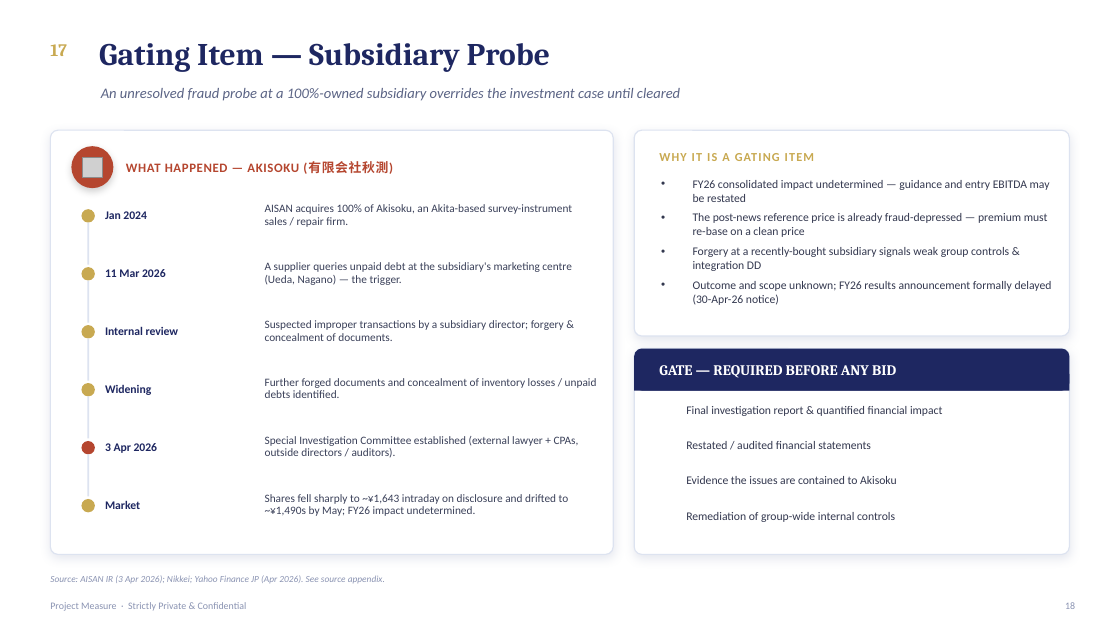
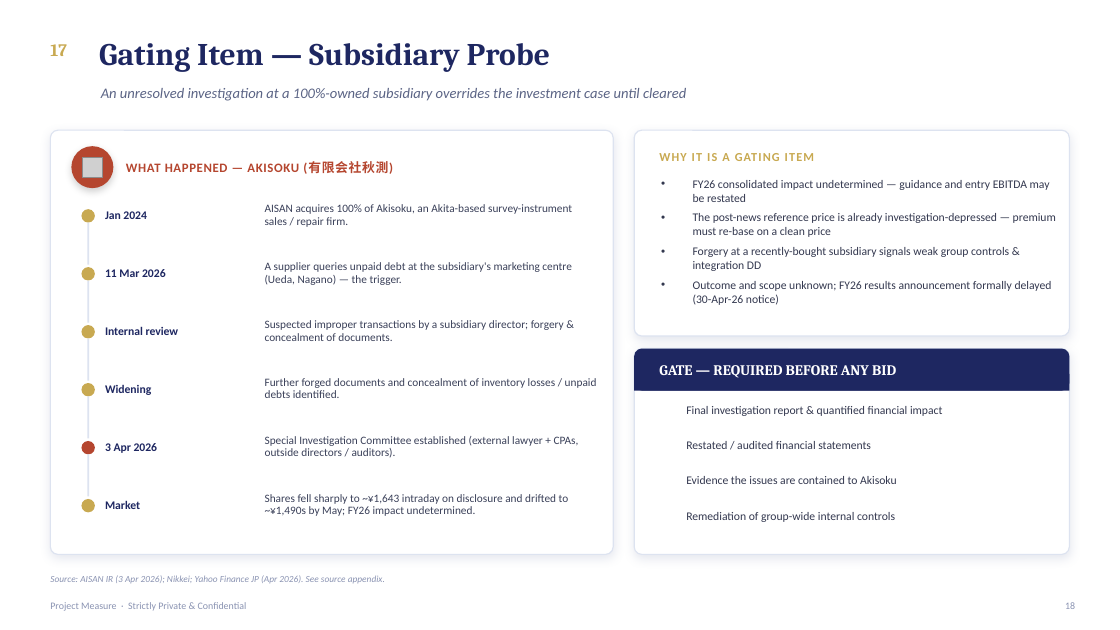
Before and after one commit to ankimo1210/projects, a slide deck: slide 18 of aisan_lbo_case/docs/AISAN_4667_Take_Private_Case_Study.pptx. Drawn at 1120x630 pixels with LibreOffice and Linux fonts; fonts in the diff are those of the drawing; grey boxes stand for pictures; background and template pictures are left out. Boxes give left, top, right and bottom in pixels: in the first picture for what was removed or moved away, otherwise in the second. Text is boxed around its words. In the diff, an @@ line names an element or a change of style, - is before the commit and + after.

```diff
--- a/aisan_lbo_case/docs/AISAN_4667_Take_Private_Case_Study.pptx
+++ b/aisan_lbo_case/docs/AISAN_4667_Take_Private_Case_Study.pptx
@@ text at (101,88,686,101): text changed @@
-An unresolved fraud probe at a 100%-owned subsidiary overrides the investment case until cleared
+An unresolved investigation at a 100%-owned subsidiary overrides the investment case until cleared
@@ text at (693,213,1056,237): text changed @@
-• The post-news reference price is already fraud-depressed — premium must re-base on a clean price
+• The post-news reference price is already investigation-depressed — premium must re-base on a clean price
```
Also in this commit, not shown: 4 other slides changed, 2 other files.
